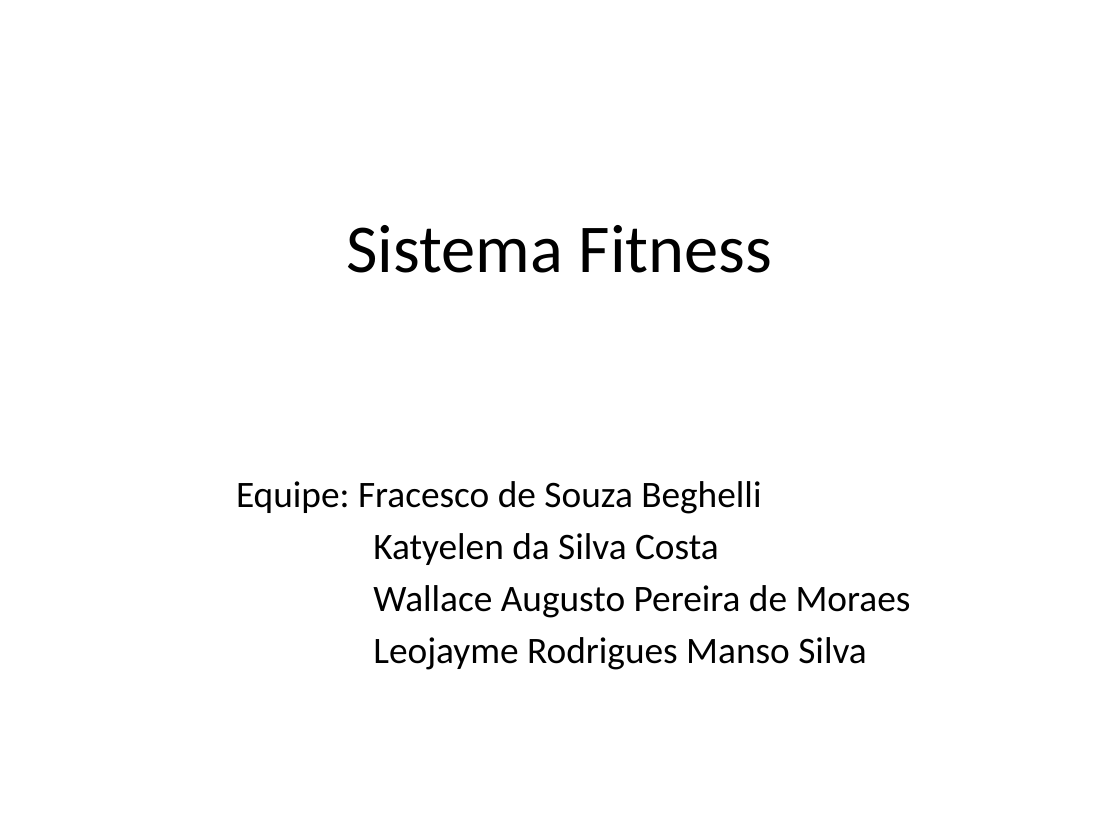
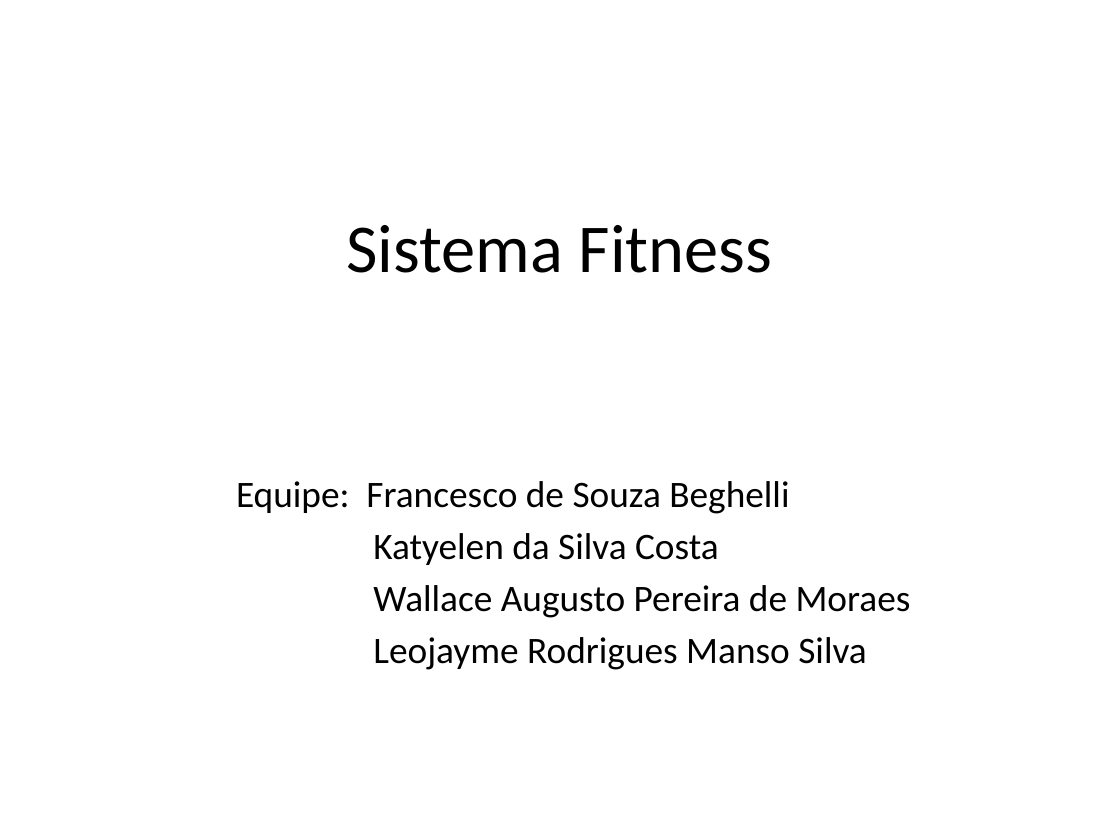
Before and after one commit to FrancescoBeghelli/TrabalhoES, a slide deck: slide 1 of Sistema Fitness.pptx. Drawn at 1120x840 pixels with LibreOffice and Linux fonts; fonts in the diff are those of the drawing. Boxes give left, top, right and bottom in pixels: in the first picture for what was removed or moved away, otherwise in the second. Text is boxed around its words. In the diff, an @@ line names an element or a change of style, - is before the commit and + after.

```diff
--- a/Sistema Fitness.pptx
+++ b/Sistema Fitness.pptx
@@ subtitle at (236, 481, 789, 514): text changed @@
-Equipe: Fracesco de Souza Beghelli
+Equipe: Francesco de Souza Beghelli
```
Also in this commit, not shown: 5 other slides changed, 2 slides added.
